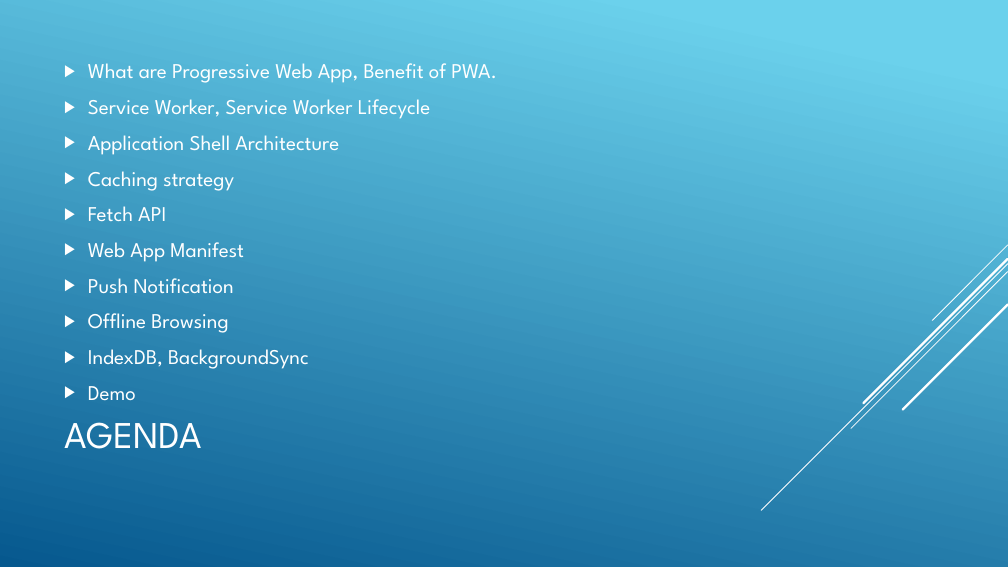
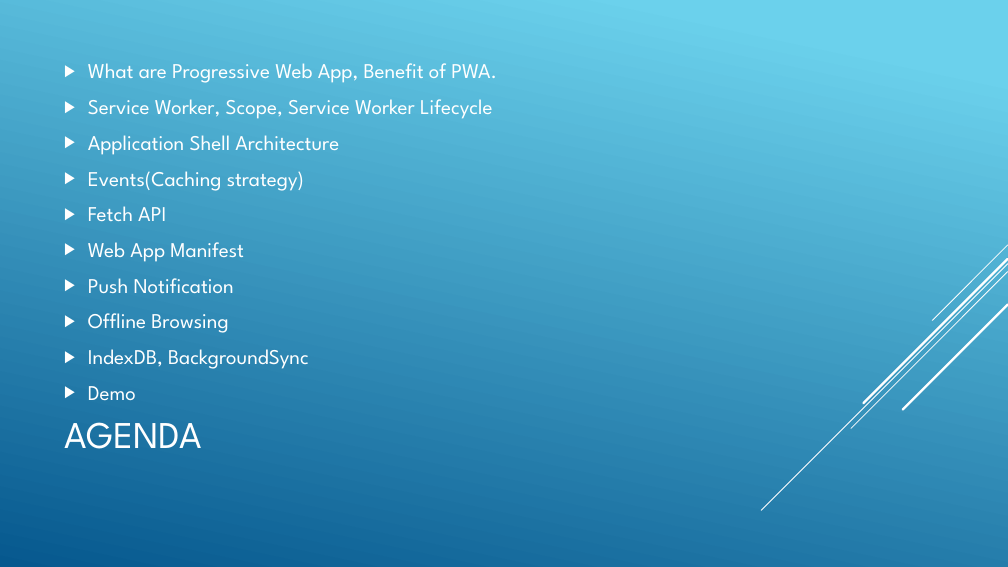
Before and after one commit to ngohungphuc/Presentation, a slide deck: slide 2 of Progressive Web App/PWA.pptx. Drawn at 1008x567 pixels with LibreOffice and Linux fonts; fonts in the diff are those of the drawing. Boxes give left, top, right and bottom in pixels: in the first picture for what was removed or moved away, otherwise in the second. Text is boxed around its words. In the diff, an @@ line names an element or a change of style, - is before the commit and + after.

Commit message:
update slide

```diff
--- a/Progressive Web App/PWA.pptx
+++ b/Progressive Web App/PWA.pptx
@@ text at [88,99,492,119]: text changed @@
-▶ Service Worker, Service Worker Lifecycle
+▶ Service Worker, Scope, Service Worker Lifecycle
@@ text at [88,171,304,191]: text changed @@
-▶ Caching strategy
+▶ Events(Caching strategy)
```
Also in this commit, not shown: 1 other slide changed.
